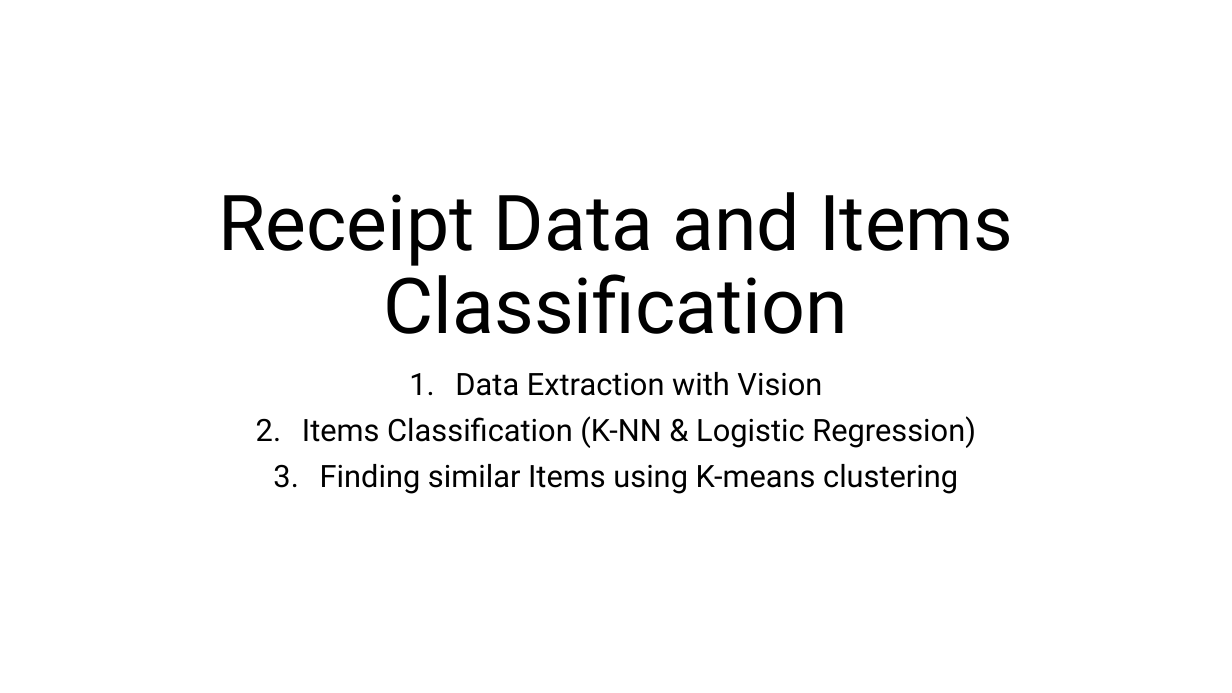
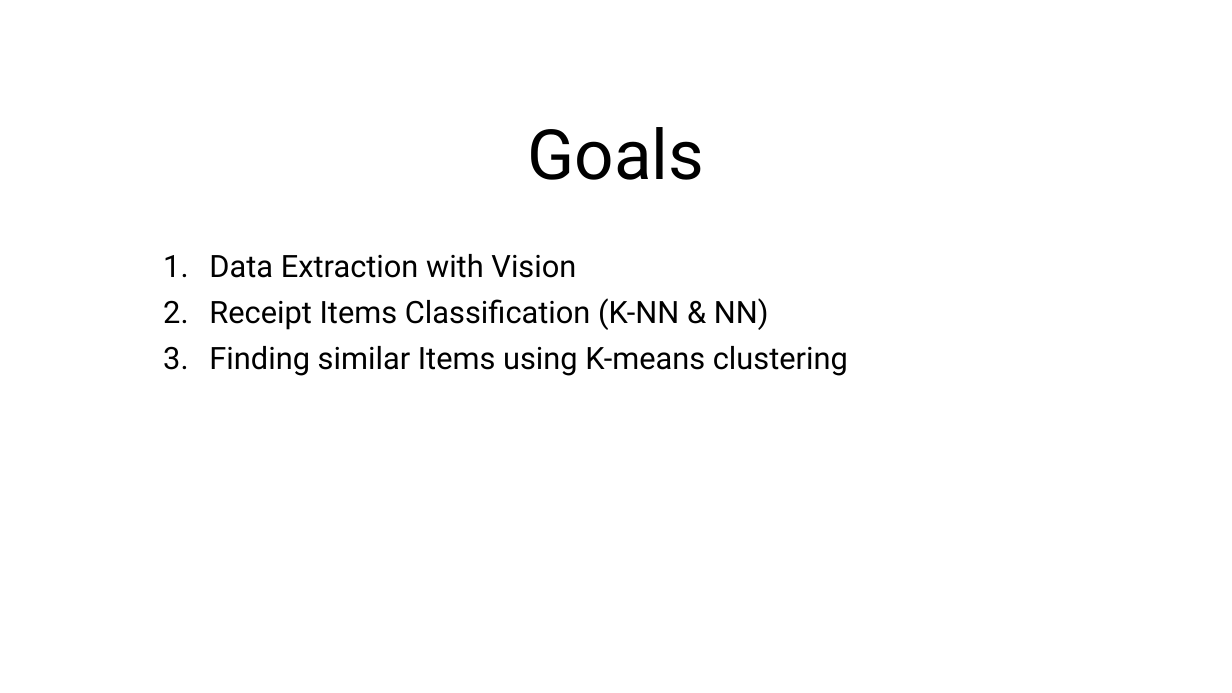
Before and after one commit to iradualbert/dst-receipt-expense, a slide deck: slide 2 of Receipt_Images_Processing.pptx (slide 1 before the commit). Drawn at 1232x693 pixels with LibreOffice and Linux fonts; fonts in the diff are those of the drawing. Boxes give left, top, right and bottom in pixels: in the first picture for what was removed or moved away, otherwise in the second. Text is boxed around its words. In the diff, an @@ line names an element or a change of style, - is before the commit and + after.

Commit message:
presentation modified

```diff
--- a/Receipt_Images_Processing.pptx
+++ b/Receipt_Images_Processing.pptx
@@ title at bbox=[527, 127, 704, 180]: text changed; size 60 to 54 pt @@
-Receipt Data and Items Classification
+Goals
@@ subtitle "Data Extraction with Vision": place and size @@
-subtitle "Data Extraction with Vision" at bbox=[302, 372, 976, 494]
+subtitle "Data Extraction with Vision" at bbox=[209, 254, 848, 376]
@@ subtitle at bbox=[209, 254, 848, 376]: alignment centre to left @@
@@ subtitle at bbox=[209, 298, 769, 330]: text changed @@
-2. Items Classification (K-NN & Logistic Regression)
+2. Receipt Items Classification (K-NN & NN)
```
Also in this commit, not shown: 8 slides added, 2 other files.
